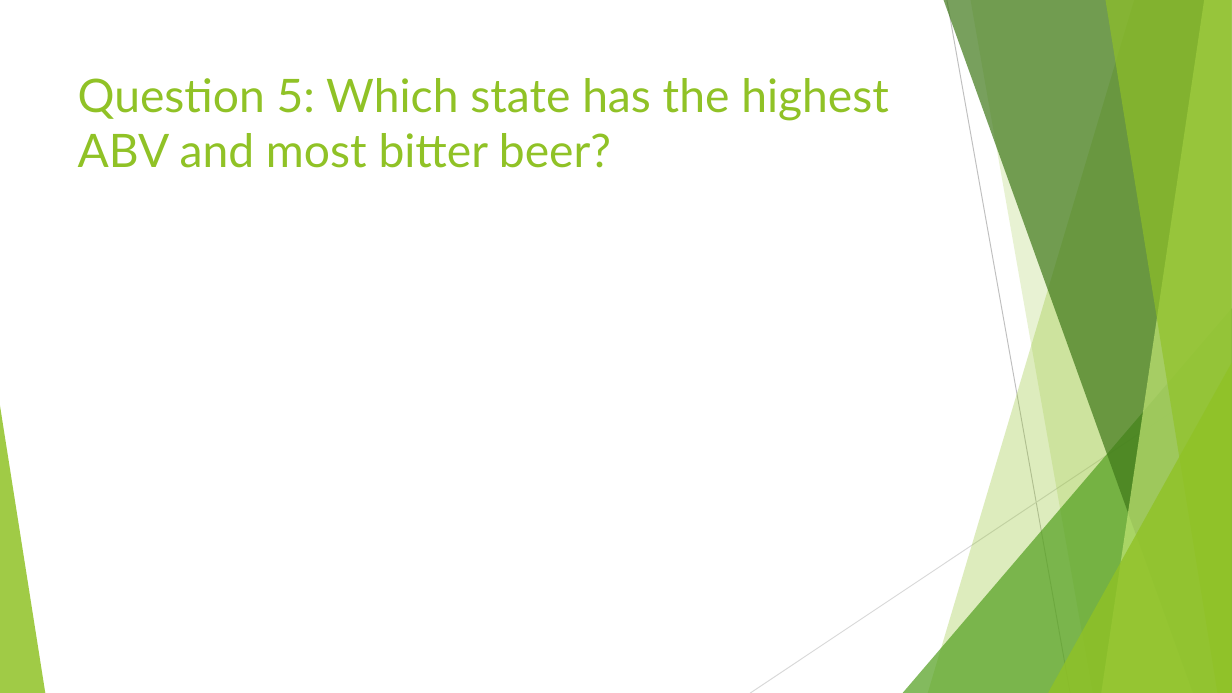
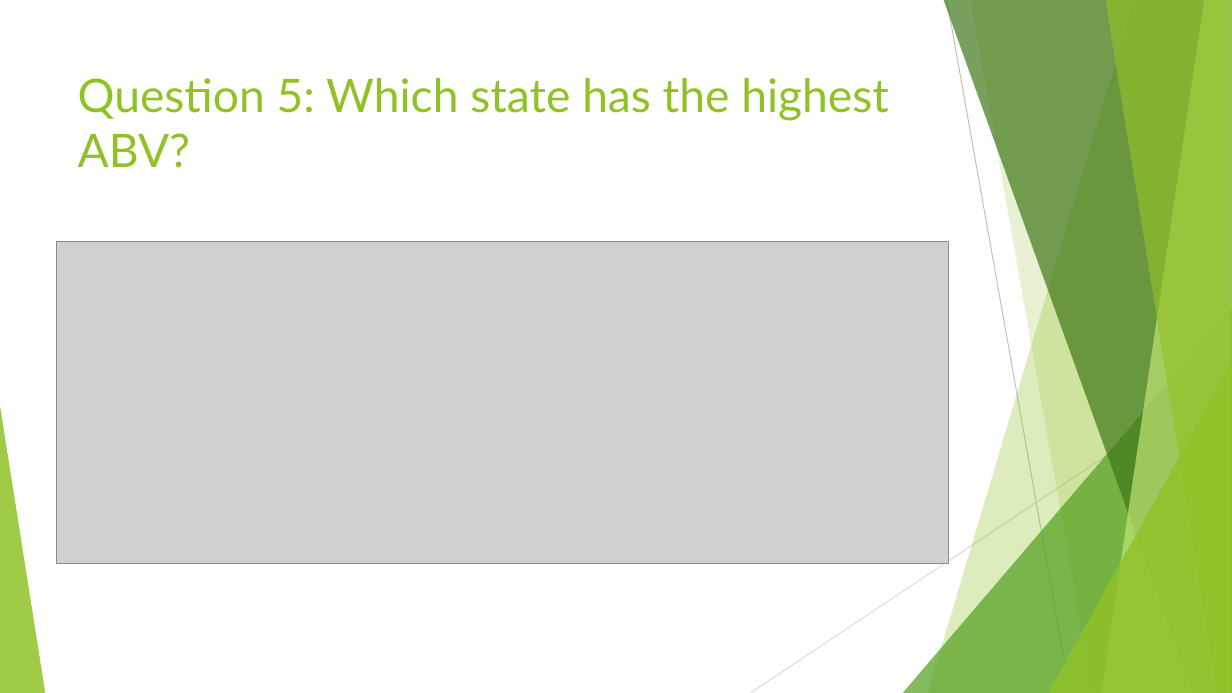
Before and after one commit to vazquezs123/DATA_SCIENCE_CS01, a slide deck: slide 14 of Breweries and Beer Study.pptx. Drawn at 1232x693 pixels with LibreOffice and Linux fonts; fonts in the diff are those of the drawing; grey boxes stand for pictures. Boxes give left, top, right and bottom in pixels: in the first picture for what was removed or moved away, otherwise in the second. Text is boxed around its words. In the diff, an @@ line names an element or a change of style, - is before the commit and + after.

```diff
--- a/Breweries and Beer Study.pptx
+++ b/Breweries and Beer Study.pptx
@@ title at [78,78,889,168]: text changed @@
-Question 5: Which state has the highest ABV and most bitter beer?
+Question 5: Which state has the highest ABV?
@@ picture added at [56,242,949,564] @@
```
Also in this commit, not shown: 3 other slides changed, 1 slide added, 3 other files.
